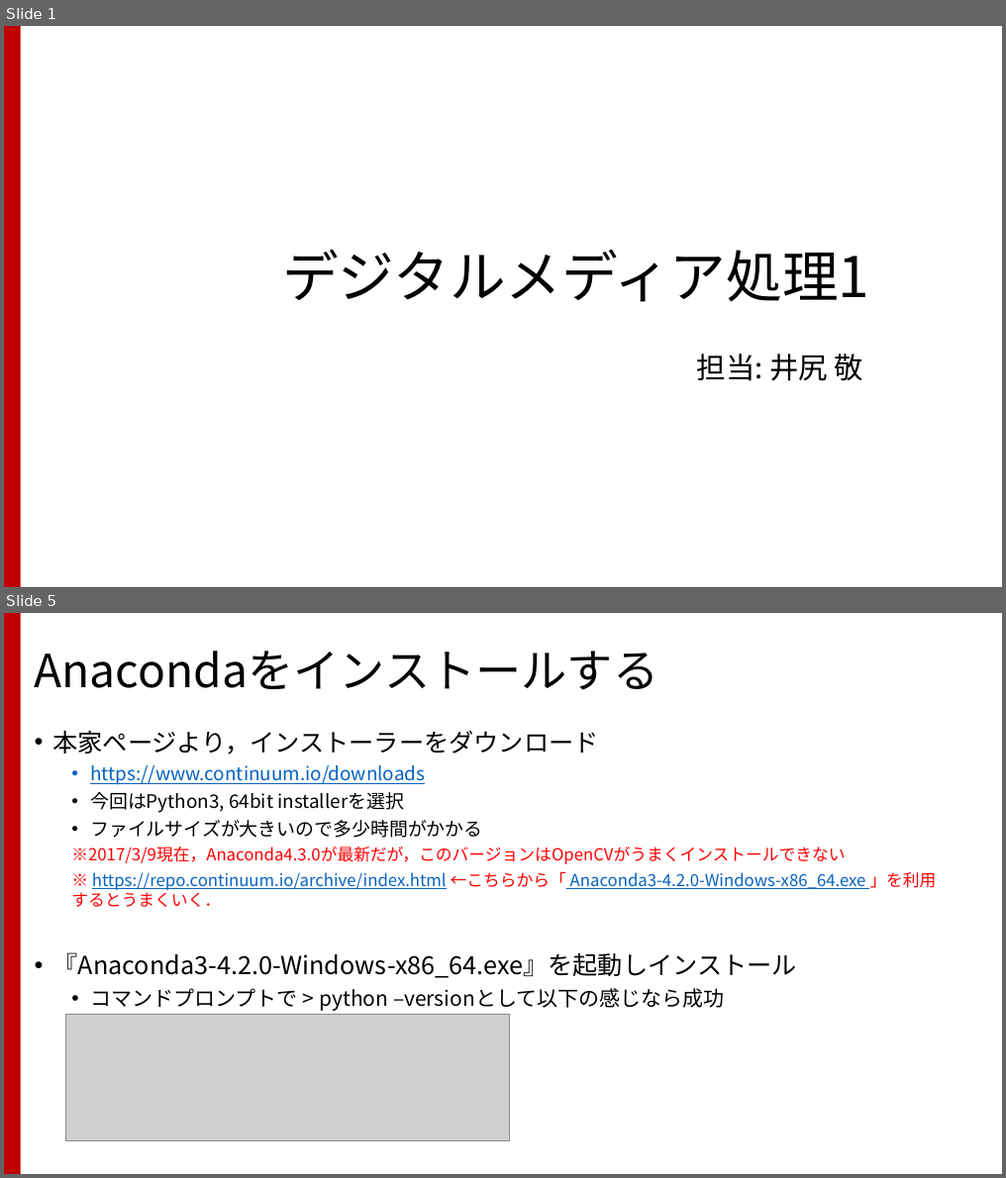
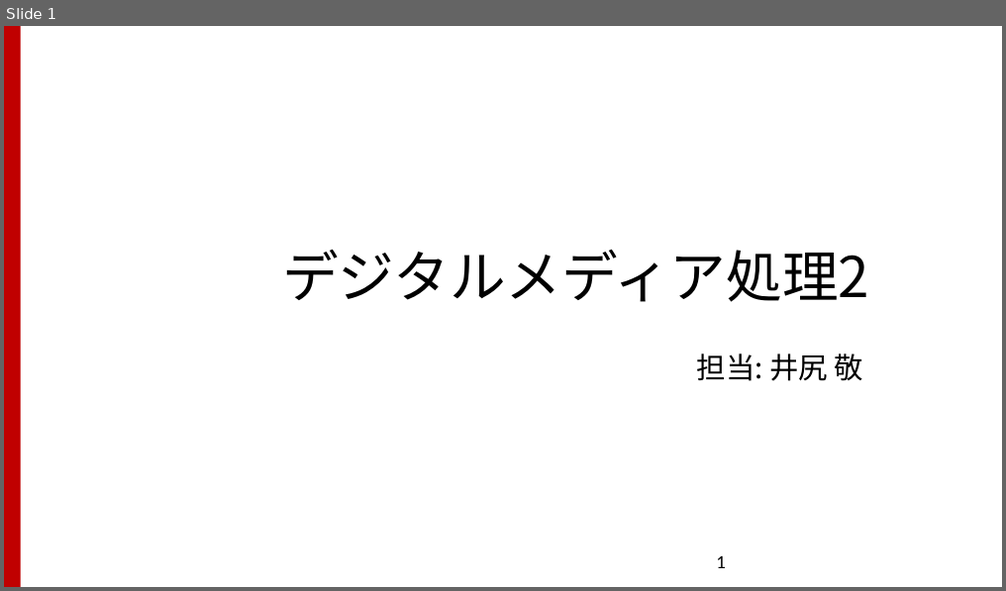
Before and after one commit to TakashiIjiri/TakashiIjiri.github.io, a slide deck: classes/dm2018_2/dm2_7.pptx. Shown one above the other, each under a label of ours: slides 1 and 5 before the commit, slide 1 after it; the slides between them are not shown. The pictures are 1006x1178 and 1006x591 pixels, drawn with LibreOffice and Linux fonts; fonts in the diff are those of the drawing; grey boxes stand for pictures. Boxes give left, top, right and bottom in pixels: in the first picture for what was removed or moved away, otherwise in the second. Text is boxed around its words. In the diff, an @@ line names an element or a change of style, - is before the commit and + after.

```diff
--- a/classes/dm2018_2/dm2_7.pptx
+++ b/classes/dm2018_2/dm2_7.pptx
@@ slide 5 removed at box(4, 613, 1002, 1174), background #FFFFFF; not listed: 1 template element that a slide beside it also shows @@
@@ title removed at box(35, 651, 659, 690) @@
-Anacondaをインストールする
@@ text removed at box(53, 730, 937, 1011) @@
-• 本家ページより，インストーラーをダウンロード
-  • https://www.continuum.io/downloads
-  • 今回はPython3, 64bit installerを選択
-  • ファイルサイズが大きいので多少時間がかかる
-  ※2017/3/9現在，Anaconda4.3.0が最新だが，このバージョンはOpenCVがうまくインストールできない
-  ※ https://repo.continuum.io/archive/index.html ←こちらから「 Anaconda3-4.2.0-Windows-x86_64.exe 」を利用するとうまくいく．
-• 『Anaconda3-4.2.0-Windows-x86_64.exe』を起動しインストール
-  • コマンドプロンプトで > python –versionとして以下の感じなら成功
@@ picture removed at box(66, 1015, 509, 1142) @@
@@ slide 1 changed as well @@
@@ title at box(282, 250, 869, 302): text changed @@
-デジタルメディア処理1
+デジタルメディア処理2
@@ page number added at box(716, 557, 726, 569), 18 pt, text #000000 @@
+1
```
Also in this commit, not shown: 47 slides added, 25 other slides removed, 14 other files.
